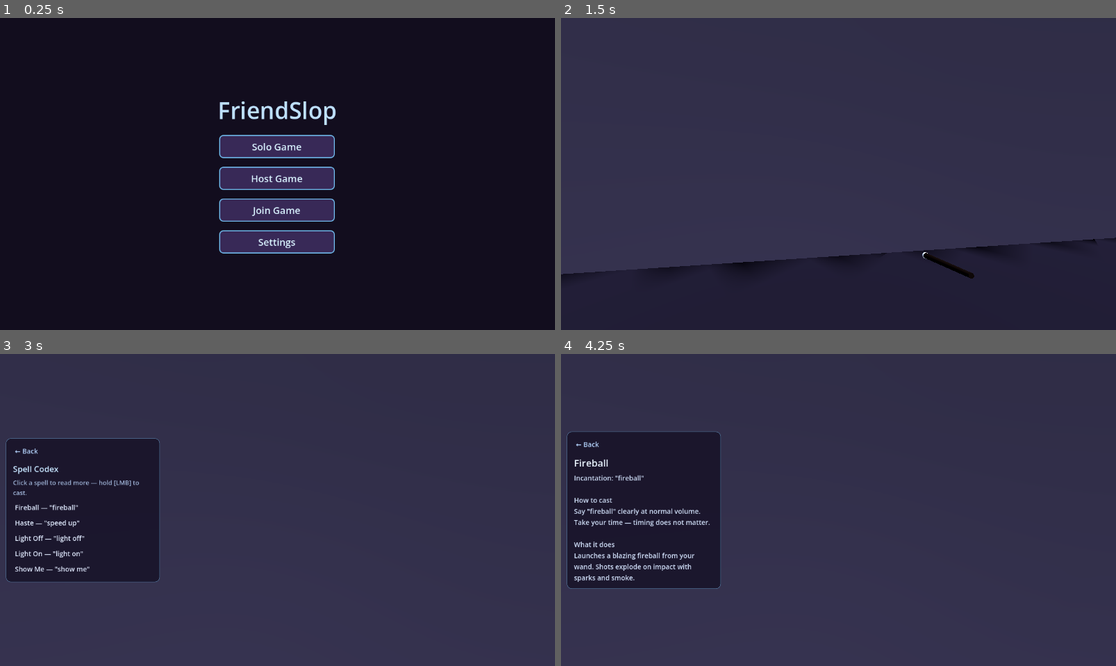
Above: before the commit, frames 1-4 (two rows, left to right).
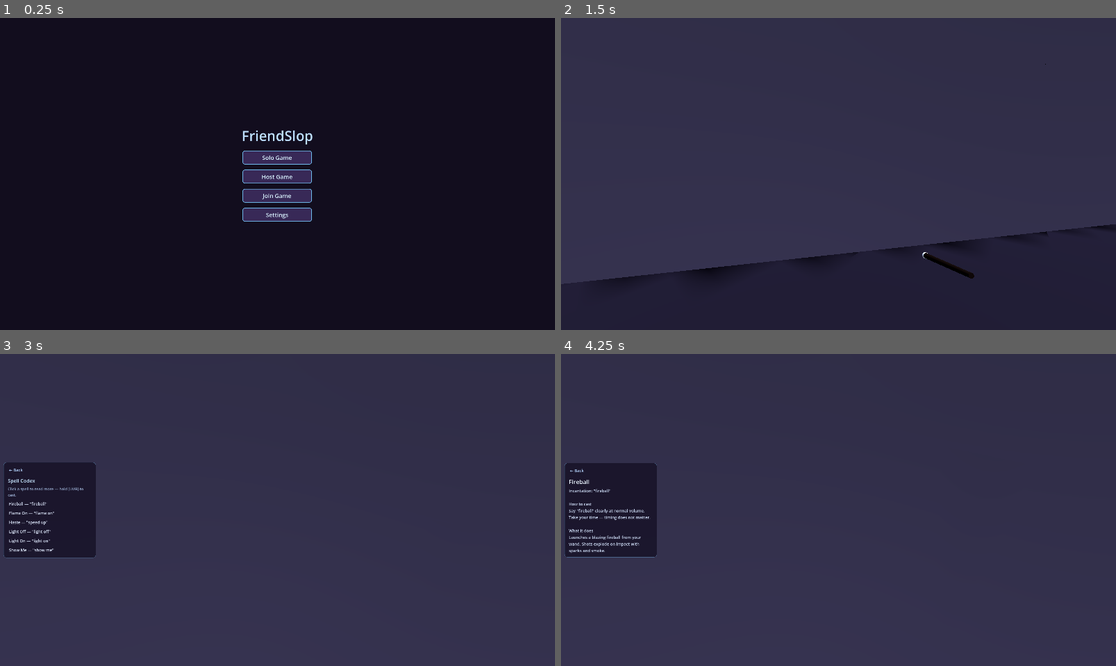
Above: after the commit, the same moments.

Repository: iamemilio/friend-slop
Game: Godot game, scene res://scenes/menu.tscn
Two runs of this game, one before a commit and one after it. Both use one fixed random seed, a clock stepped at 60 frames per second and the inputs below.
Inputs (mouse positions are in pixels of both pictures, inside the frame that each line leads up to):
- Up to frame 1 (0.25 s): no input
- Up to frame 2 (1.5 s): click "Solo Game" at 0.5 s; tap Enter at 1.25 s; move the mouse to (866, 174) at 1.27 s; hold W (move_forward) from 1.28 s (still down); hold F (interact) from 1.28 s (still down); click (866, 174) at 1.42 s
- Up to frame 3 (3 s): keep holding W (move_forward); tap Space (jump) at 1.52, 2, 2.27 s; move the mouse to (249, 510) at 2.02 s; release F (interact) at 2.03 s; tap Alt (radio_push) at 2.1 s; tap Enter at 2.75 s; move the mouse to (288, 503) at 2.77 s; hold B (spellbook) from 2.78 s (still down)
- Up to frame 4 (4.25 s): release W (move_forward) at 3.5 s; release B (spellbook) at 3.5 s; click "Fireball — 'fireball'" at 3.5 s

The runs differ from the first frame. In frame 1, 6.4% of the frame differs, in the area x 39-61%, y 26-76%; in frame 2, 1.5%; in frame 3, 8.8%; in frame 4, 10%, in the area x 0-29%, y 24-76%.

Commit message:
basic changes

Diff:
--- a/project.godot
+++ b/project.godot
@@ -30,6 +30,11 @@
 NetworkManager="*res://scripts/network/network_manager.gd"
 MatchStateManager="*res://scripts/match/match_state_manager.gd"
 FriendSlopVoiceAdapter="*res://scripts/voice/friend_slop_voice_adapter.gd"
+
+[display]
+
+window/size/viewport_width=1920
+window/size/viewport_height=1080
 
 [editor_plugins]
 
@@ -106,8 +111,8 @@
 
 rendering_device/driver.windows="d3d12"
 lights_and_shadows/directional_shadow/size=8192
+lights_and_shadows/directional_shadow/soft_shadow_filter_quality=0
 lights_and_shadows/directional_shadow/16_bits=false
-lights_and_shadows/directional_shadow/soft_shadow_filter_quality=0
 
 [steam]
 
--- /dev/null
+++ b/resources/spells/flame_on.tres
@@ -0,0 +1,12 @@
+[gd_resource type="Resource" script_class="SpellDefinition" load_steps=2 format=3 uid="uid://spell_flame_on"]
+
+[ext_resource type="Script" path="res://scripts/spells/spell_definition.gd" id="1"]
+
+[resource]
+script = ExtResource("1")
+id = "flame_on"
+display_name = "Flame On"
+incantation_words = PackedStringArray("flame", "on")
+syllable_cadence_ms = PackedInt32Array(0, 350)
+cooldown_sec = 6.0
+effect_id = "flame_on"
--- a/scenes/main.tscn
+++ b/scenes/main.tscn
@@ -28,6 +28,7 @@
 [ext_resource type="Resource" path="res://resources/spells/warden/warden_forge.tres" id="24_forge"]
 [ext_resource type="Resource" path="res://resources/spells/light_on.tres" id="25_light_on"]
 [ext_resource type="Resource" path="res://resources/spells/light_off.tres" id="26_light_off"]
+[ext_resource type="Resource" path="res://resources/spells/flame_on.tres" id="27_flame_on"]
 
 [sub_resource type="Environment" id="Environment_main"]
 background_mode = 1
@@ -63,7 +64,7 @@
 
 [node name="SpellRegistry" type="Node" parent="." unique_id=1904759634]
 script = ExtResource("6_registry")
-spells = Array[ExtResource("6_eb6dy")]([ExtResource("7_show_me"), ExtResource("8_haste"), ExtResource("15_fireball"), ExtResource("25_light_on"), ExtResource("26_light_off" …(229 unchanged characters)…
+spells = Array[ExtResource("6_eb6dy")]([ExtResource("7_show_me"), ExtResource("8_haste"), ExtResource("15_fireball"), ExtResource("27_flame_on"), ExtResource("25_light_on"), ExtResource("26_light_off" …(229 unchanged characters)…
 
 [node name="VoiceSpellValidator" type="Node" parent="." unique_id=1384260685]
 script = ExtResource("10_validator")
--- a/scripts/characters/playable_character.gd
+++ b/scripts/characters/playable_character.gd
@@ -141,6 +141,11 @@
 		_wand.set_flashlight_enabled(active)
 
 
+func set_flame_glow_enabled(active: bool) -> void:
+	if _wand != null:
+		_wand.set_flame_glow_enabled(active)
+
+
 func launch_fireball() -> void:
 	launch_fireball_from_params(_aim_fireball_origin(), _aim_fireball_direction())
 
--- a/scripts/discoverables/tome_interactable.gd
+++ b/scripts/discoverables/tome_interactable.gd
@@ -201,6 +201,8 @@
 			return Color(0.35, 0.85, 0.95)
 		"fireball":
 			return Color(1.0, 0.45, 0.12)
+		"flame_on":
+			return Color(0.85, 0.12, 0.06)
 		_:
 			return Color(0.7, 0.45, 0.95)
 
--- a/scripts/player/player_wand.gd
+++ b/scripts/player/player_wand.gd
@@ -25,6 +25,8 @@
 const FLASHLIGHT_LIGHT_SIZE := 0.65
 const FLASHLIGHT_COLOR := Color(1.0, 0.86, 0.56)
 const FLASHLIGHT_TIP_EMISSION := 1.0
+const FLAME_GLOW_COLOR := Color(0.72, 0.08, 0.04)
+const FLAME_GLOW_EMISSION := 3.2
 
 var _shaft_mesh: MeshInstance3D
 var _tip_mesh: MeshInstance3D
@@ -34,6 +36,7 @@
 var _success_particles: CPUParticles3D
 var _armed := false
 var _flashlight_active := false
+var _flame_glow_active := false
 var _listen_level: float = 0.0
 var _listen_peak: float = 0.0
 
@@ -71,7 +74,7 @@
 	if not keep_armed:
 		set_armed(false)
 	_emit_burst(_success_particles, _success_color_for_spell(spell))
-	_pulse_tip(Color(1.0, 0.98, 0.92), 0.35)
+	_pulse_tip(_success_pulse_color_for_spell(spell), 0.35)
 
 
 func play_fizzle(keep_armed: bool = false) -> void:
@@ -87,14 +90,20 @@
 		return
 	_flashlight_light.visible = active
 	_flashlight_light.light_energy = FLASHLIGHT_ENERGY if active else 0.0
-	if active:
-		_set_tip_emission(FLASHLIGHT_COLOR, FLASHLIGHT_TIP_EMISSION)
-	elif not _armed:
-		_set_tip_emission(Color.WHITE, 0.0)
+	_refresh_tip_light()
 
 
 func is_flashlight_active() -> bool:
 	return _flashlight_active
+
+
+func set_flame_glow_enabled(active: bool) -> void:
+	_flame_glow_active = active
+	_refresh_tip_light()
+
+
+func is_flame_glow_active() -> bool:
+	return _flame_glow_active
 
 
 func _build_wand_meshes() -> void:
@@ -183,12 +192,18 @@
 
 
 func _refresh_tip_light() -> void:
-	var emission := 0.0
-	var visual := 0.0
 	if _armed:
-		visual = _listen_visual_strength(_listen_level)
-		emission = TIP_EMISSION_ARMED + visual * TIP_EMISSION_LISTEN_MAX
-	_apply_tip_visual(visual, emission)
+		var visual := _listen_visual_strength(_listen_level)
+		var emission := TIP_EMISSION_ARMED + visual * TIP_EMISSION_LISTEN_MAX
+		_apply_tip_visual(visual, emission)
+		return
+	if _flame_glow_active:
+		_apply_flame_glow_visual()
+		return
+	if _flashlight_active:
+		_apply_flashlight_tip_visual()
+		return
+	_apply_tip_visual(0.0, 0.0)
 
 
 static func _listen_visual_strength(listen_level: float) -> float:
@@ -205,6 +220,24 @@
 		mat.emission = glow
 		mat.emission_energy_multiplier = emission
 	_tip_mesh.scale = Vector3.ONE * (1.0 + visual * TIP_SCALE_LISTEN_BOOST)
+
+
+func _apply_flashlight_tip_visual() -> void:
+	if _tip_mesh.material_override is StandardMaterial3D:
+		var mat: StandardMaterial3D = _tip_mesh.material_override
+		mat.albedo_color = Color(0.85, 0.88, 0.95)
+		mat.emission = FLASHLIGHT_COLOR
+		mat.emission_energy_multiplier = FLASHLIGHT_TIP_EMISSION
+	_tip_mesh.scale = Vector3.ONE
+
+
+func _apply_flame_glow_visual() -> void:
+	if _tip_mesh.material_override is StandardMaterial3D:
+		var mat: StandardMaterial3D = _tip_mesh.material_override
+		mat.albedo_color = FLAME_GLOW_COLOR.lightened(0.12)
+		mat.emission = FLAME_GLOW_COLOR
+		mat.emission_energy_multiplier = FLAME_GLOW_EMISSION
+	_tip_mesh.scale = Vector3.ONE
 
 
 func _pulse_tip(color: Color, duration: float) -> void:
@@ -257,16 +290,25 @@
 
 
 func _success_color_for_spell(spell: SpellDefinition) -> Color:
+	var fallback := Color(1.0, 0.95, 0.85)
 	if spell == null:
-		return Color(1.0, 0.95, 0.85)
+		return fallback
+	var color := fallback
 	match spell.effect_id:
 		"fireball":
-			return Color(1.0, 0.55, 0.15)
+			color = Color(1.0, 0.55, 0.15)
+		"flame_on":
+			color = Color(0.95, 0.22, 0.08)
 		"light":
-			return Color(1.0, 0.92, 0.55)
+			color = Color(1.0, 0.92, 0.55)
 		"haste":
-			return Color(0.55, 0.82, 1.0)
+			color = Color(0.55, 0.82, 1.0)
 		"flashlight_on", "flashlight_off":
-			return FLASHLIGHT_COLOR
-		_:
-			return Color(1.0, 0.95, 0.85)
+			color = FLASHLIGHT_COLOR
+	return color
+
+
+func _success_pulse_color_for_spell(spell: SpellDefinition) -> Color:
+	if spell != null and spell.effect_id == "flame_on":
+		return FLAME_GLOW_COLOR.lightened(0.35)
+	return Color(1.0, 0.98, 0.92)
--- a/scripts/progression/role_loadout.gd
+++ b/scripts/progression/role_loadout.gd
@@ -6,6 +6,7 @@
 const APPRENTICE_SPELLS: Array[String] = [
 	"show_me",
 	"fireball",
+	"flame_on",
 	"haste",
 	"light_on",
 	"light_off",
--- a/scripts/progression/spell_display_names.gd
+++ b/scripts/progression/spell_display_names.gd
@@ -8,6 +8,7 @@
 	return {
 		"show_me": "Show Me",
 		"fireball": "Fireball",
+		"flame_on": "Flame On",
 		"haste": "Haste",
 		"light_on": "Light On",
 		"light_off": "Light Off",
@@ -27,6 +28,7 @@
 	return {
 		"show_me": "Cast to reveal recent player smoke trails for 20 seconds.",
 		"fireball": "Launch a fireball that explodes on impact.",
+		"flame_on": "Cast to ignite your wand tip with a deep red glow.",
 		"haste": "Surge forward with increased movement speed.",
 		"light_on": "Cast to shine a steady flashlight beam from your wand.",
 		"light_off": "Cast to turn the wand flashlight off.",
--- a/scripts/spells/spell_definition.gd
+++ b/scripts/spells/spell_definition.gd
@@ -114,30 +114,33 @@
 
 
 func get_cast_success_text() -> String:
+	var text := "The spell takes effect."
 	match effect_id:
 		"light":
-			return "Smoke trails glow in the maze for several seconds."
+			text = "Smoke trails glow in the maze for several seconds."
 		"haste":
-			return "You surge forward — movement speed increased!"
+			text = "You surge forward — movement speed increased!"
 		"fireball":
-			return "A blazing fireball launches from your wand!"
+			text = "A blazing fireball launches from your wand!"
+		"flame_on":
+			text = "Your wand tip flares with a deep red glow!"
 		"flashlight_on":
-			return "A steady beam of light shines from your wand."
+			text = "A steady beam of light shines from your wand."
 		"flashlight_off":
-			return "The wand light clicks off."
-		_:
-			return "The spell takes effect."
+			text = "The wand light clicks off."
+	return text
 
 
 func get_codex_effect_detail() -> String:
+	var text := get_cast_success_text()
 	match effect_id:
 		"light":
-			return (
+			text = (
 				"Reveals recent player smoke trails in the maze for %.0f seconds."
 				% SpellEffectSyncScript.DEFAULT_LIGHT_DURATION
 			)
 		"haste":
-			return (
+			text = (
 				"Increases movement speed by %.0f%% for %.0f seconds."
 				% [
 					(SpellEffectSyncScript.DEFAULT_HASTE_MULTIPLIER - 1.0) * 100.0,
@@ -145,19 +148,20 @@
 				]
 			)
 		"fireball":
-			return (
+			text = (
 				"Launches a blazing fireball from your wand. "
 				+ "Shots explode on impact with sparks and smoke."
 			)
+		"flame_on":
+			text = "Ignites the wand tip with a steady deep-red glow."
 		"flashlight_on":
-			return (
+			text = (
 				"Projects a focused beam from your wand until you cast Light Off. "
 				+ "Illuminates the maze ahead of you."
 			)
 		"flashlight_off":
-			return "Extinguishes your wand flashlight beam."
-		_:
-			return get_cast_success_text()
+			text = "Extinguishes your wand flashlight beam."
+	return text
 
 
 func get_codex_detail_lines() -> PackedStringArray:
--- a/scripts/spells/spell_effect_sync.gd
+++ b/scripts/spells/spell_effect_sync.gd
@@ -16,6 +16,7 @@
 const EFFECT_FIREBALL := "fireball"
 const EFFECT_FLASHLIGHT_ON := "flashlight_on"
 const EFFECT_FLASHLIGHT_OFF := "flashlight_off"
+const EFFECT_FLAME_ON := "flame_on"
 
 const DEFAULT_LIGHT_DURATION := 20.0
 const DEFAULT_HASTE_DURATION := 4.0
@@ -33,7 +34,7 @@
 			return float(params.get(KEY_DURATION, DEFAULT_HASTE_DURATION))
 		EFFECT_FIREBALL:
 			return DEFAULT_FIREBALL_CAST_DURATION
-		EFFECT_FLASHLIGHT_ON, EFFECT_FLASHLIGHT_OFF:
+		EFFECT_FLASHLIGHT_ON, EFFECT_FLASHLIGHT_OFF, EFFECT_FLAME_ON:
 			return 0.0
 		_:
 			return 0.0
@@ -52,7 +53,7 @@
 		EFFECT_HASTE:
 			params[KEY_DURATION] = DEFAULT_HASTE_DURATION
 			params[KEY_MULTIPLIER] = DEFAULT_HASTE_MULTIPLIER
-		EFFECT_FLASHLIGHT_ON, EFFECT_FLASHLIGHT_OFF:
+		EFFECT_FLASHLIGHT_ON, EFFECT_FLASHLIGHT_OFF, EFFECT_FLAME_ON:
 			pass
 		_:
 			return {}
@@ -79,7 +80,7 @@
 			wire[KEY_MULTIPLIER] = float(local.get(KEY_MULTIPLIER, DEFAULT_HASTE_MULTIPLIER))
 		EFFECT_LIGHT:
 			wire[KEY_DURATION] = float(local.get(KEY_DURATION, DEFAULT_LIGHT_DURATION))
-		EFFECT_FLASHLIGHT_ON, EFFECT_FLASHLIGHT_OFF:
+		EFFECT_FLASHLIGHT_ON, EFFECT_FLASHLIGHT_OFF, EFFECT_FLAME_ON:
 			pass
 		_:
 			return {}
@@ -108,7 +109,7 @@
 			params[KEY_MULTIPLIER] = float(wire.get(KEY_MULTIPLIER, DEFAULT_HASTE_MULTIPLIER))
 		EFFECT_LIGHT:
 			params[KEY_DURATION] = float(wire.get(KEY_DURATION, DEFAULT_LIGHT_DURATION))
-		EFFECT_FLASHLIGHT_ON, EFFECT_FLASHLIGHT_OFF:
+		EFFECT_FLASHLIGHT_ON, EFFECT_FLASHLIGHT_OFF, EFFECT_FLAME_ON:
 			pass
 		_:
 			return {}
@@ -186,6 +187,8 @@
 			player.set_flashlight_enabled(true)
 		EFFECT_FLASHLIGHT_OFF:
 			player.set_flashlight_enabled(false)
+		EFFECT_FLAME_ON:
+			player.set_flame_glow_enabled(true)
 		_:
 			push_warning(
 				"SpellEffectSync: unknown effect '%s'" % str(params.get(KEY_EFFECT_ID, ""))
@@ -199,6 +202,7 @@
 		EFFECT_FIREBALL,
 		EFFECT_FLASHLIGHT_ON,
 		EFFECT_FLASHLIGHT_OFF,
+		EFFECT_FLAME_ON,
 	]
 
 
--- a/tests/unit/test_incantation_matcher.gd
+++ b/tests/unit/test_incantation_matcher.gd
@@ -13,6 +13,7 @@
 	failures += _test_heard_text_contains_incantation()
 	failures += _test_compound_single_word_fireball()
 	failures += _test_light_on_and_off_phrases()
+	failures += _test_flame_on_phrase()
 	return failures
 
 
@@ -90,3 +91,14 @@
 		push_error("Expected light on to not match light off")
 		return 1
 	return 0
+
+
+func _test_flame_on_phrase() -> int:
+	var flame_on := _make_spell("flame_on", ["flame", "on"])
+	if not IncantationMatcherScript.matches(PackedStringArray(["flame", "on"]), flame_on):
+		push_error("Expected exact match for flame on")
+		return 1
+	if IncantationMatcherScript.matches(PackedStringArray(["light", "on"]), flame_on):
+		push_error("Expected light on to not match flame on")
+		return 1
+	return 0
--- a/tests/unit/test_playable_character_wand.gd
+++ b/tests/unit/test_playable_character_wand.gd
@@ -15,6 +15,7 @@
 	failures += _test_free_cast_blocked_while_carrying_relic(tree)
 	failures += _test_wand_cast_feedback_is_emission_only(tree)
 	failures += _test_wand_tip_brightness_tracks_listen_level(tree)
+	failures += _test_wand_flame_glow_after_cast(tree)
 	return failures
 
 
@@ -194,3 +195,28 @@
 
 	wand.queue_free()
 	return 0
+
+
+func _test_wand_flame_glow_after_cast(tree: SceneTree) -> int:
+	var wand := PlayerWandScript.new()
+	tree.root.add_child(wand)
+	wand.set_flame_glow_enabled(true)
+
+	var tip := wand.get_node_or_null("Tip") as MeshInstance3D
+	if tip == null or not (tip.material_override is StandardMaterial3D):
+		wand.queue_free()
+		push_error("Expected wand tip material for flame glow")
+		return 1
+
+	var mat: StandardMaterial3D = tip.material_override
+	if mat.emission_energy_multiplier < 2.0:
+		wand.queue_free()
+		push_error("Expected flame glow to brighten wand tip emission")
+		return 1
+	if mat.emission.r < 0.5 or mat.emission.g > 0.2:
+		wand.queue_free()
+		push_error("Expected flame glow to use a deep red emission color")
+		return 1
+
+	wand.queue_free()
+	return 0
--- a/tests/unit/test_spell_effect_sync.gd
+++ b/tests/unit/test_spell_effect_sync.gd
@@ -8,6 +8,7 @@
 const ShowMeSpell := preload("res://resources/spells/show_me.tres")
 const LightOnSpell := preload("res://resources/spells/light_on.tres")
 const LightOffSpell := preload("res://resources/spells/light_off.tres")
+const FlameOnSpell := preload("res://resources/spells/flame_on.tres")
 
 
 func run() -> int:
@@ -23,6 +24,7 @@
 	failures += _test_fireball_network_round_trip()
 	failures += _test_fireball_wire_params_spawn_projectile()
 	failures += _test_apply_flashlight_toggle()
+	failures += _test_apply_flame_glow()
 	return failures
 
 
@@ -83,7 +85,7 @@
 
 
 func _test_all_spells_are_supported() -> int:
-	for spell in [FireballSpell, HasteSpell, ShowMeSpell, LightOnSpell, LightOffSpell]:
+	for spell in [FireballSpell, HasteSpell, ShowMeSpell, LightOnSpell, LightOffSpell, FlameOnSpell]:
 		if not SyncScript.is_supported_effect(spell.effect_id):
 			push_error("Expected effect '%s' to be supported for sync" % spell.effect_id)
 			return 1
@@ -234,9 +236,25 @@
 	return 0
 
 
+func _test_apply_flame_glow() -> int:
+	var player := _make_tracking_player()
+	SyncScript.apply(player, {SyncScript.KEY_EFFECT_ID: SyncScript.EFFECT_FLAME_ON})
+	if player.flame_glow_calls.size() != 1 or not player.flame_glow_calls[0]:
+		player.queue_free()
+		push_error("Expected flame_on to enable wand tip glow")
+		return 1
+	var params := SyncScript.build_params(FlameOnSpell, player)
+	player.queue_free()
+	if str(params.get(SyncScript.KEY_EFFECT_ID, "")) != SyncScript.EFFECT_FLAME_ON:
+		push_error("Expected flame_on to build flame_on params")
+		return 1
+	return 0
+
+
 class _EffectTrackingPlayer extends CharacterBody3D:
 	var speed_boost_calls: Array[Dictionary] = []
 	var flashlight_calls: Array[bool] = []
+	var flame_glow_calls: Array[bool] = []
 
 
 	func apply_speed_boost(duration: float, multiplier: float) -> void:
@@ -248,3 +266,7 @@
 
 	func set_flashlight_enabled(active: bool) -> void:
 		flashlight_calls.append(active)
+
+
+	func set_flame_glow_enabled(active: bool) -> void:
+		flame_glow_calls.append(active)
Not shown, removed: addons/godotsteam/README.txt
